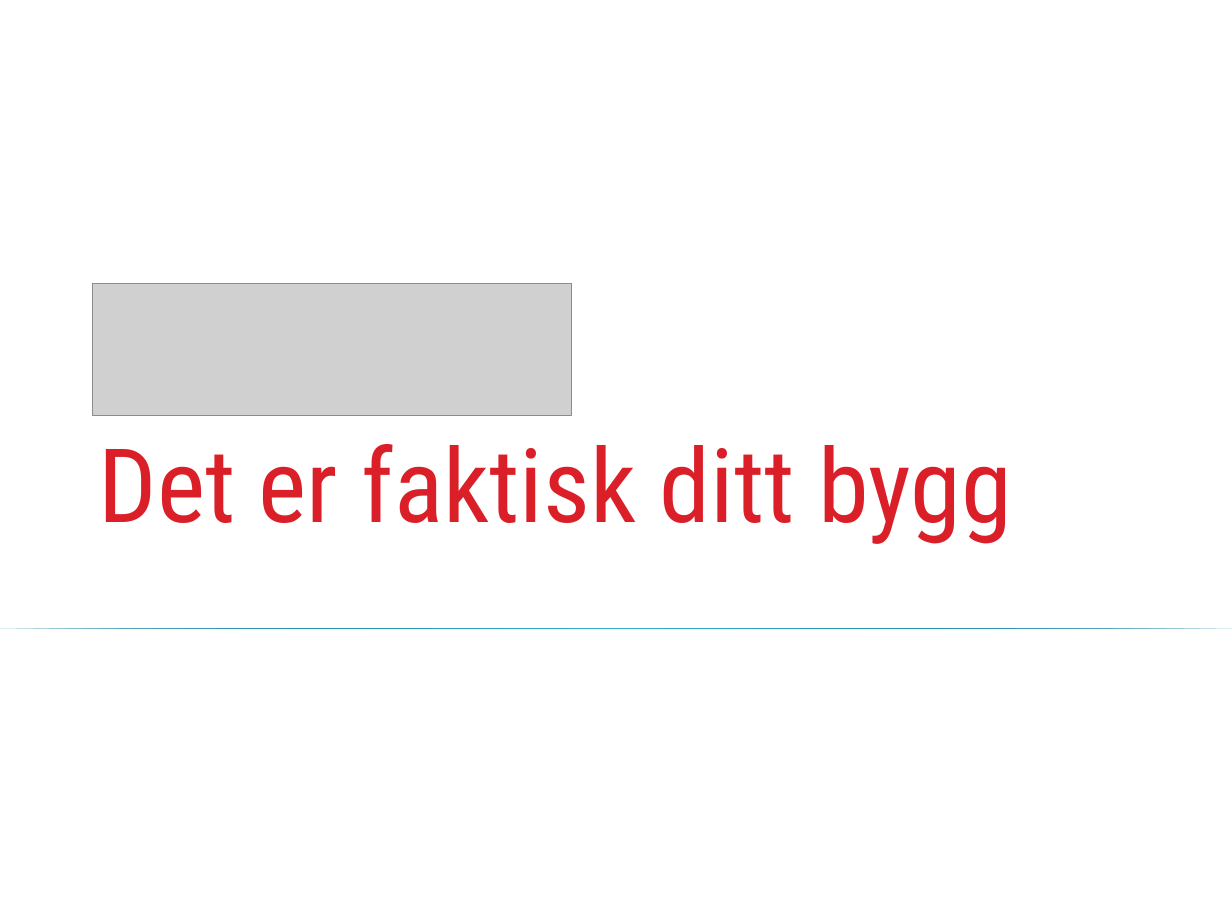
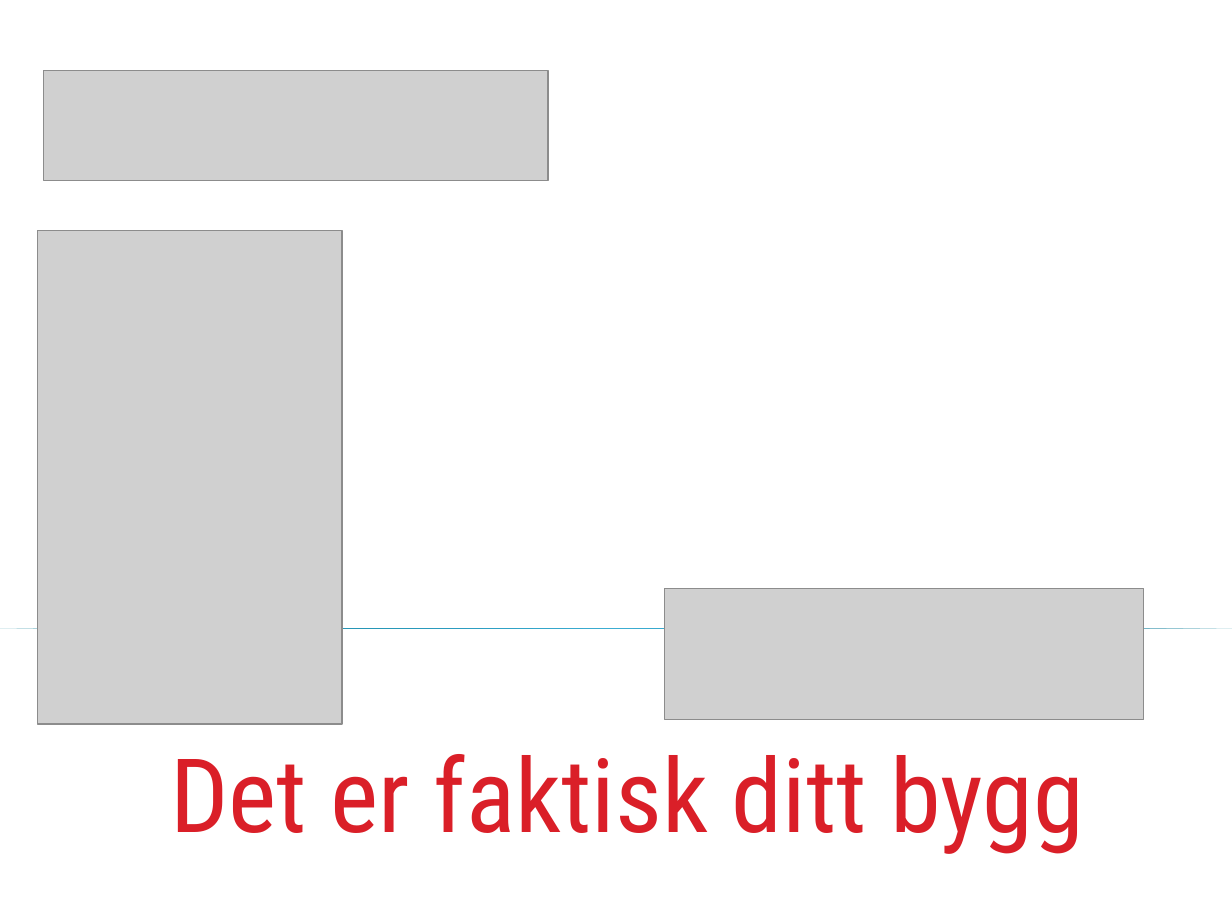
Before and after one commit to rundis/GradleJZ2012, a slide deck: slide 1 of GradleYourBuild.ppt. Drawn at 1232x924 pixels with LibreOffice and Linux fonts; fonts in the diff are those of the drawing; grey boxes stand for pictures. Boxes give left, top, right and bottom in pixels: in the first picture for what was removed or moved away, otherwise in the second. Text is boxed around its words. In the diff, an @@ line names an element or a change of style, - is before the commit and + after.

```diff
--- a/GradleYourBuild.ppt
+++ b/GradleYourBuild.ppt
@@ picture added at [43,70,547,180] @@
@@ picture added at [37,230,341,724] @@
@@ picture: place and size @@
-picture at [92,283,572,415]
+picture at [664,588,1143,719]
@@ text "Det er faktisk ditt bygg": place and size @@
-text "Det er faktisk ditt bygg" at [99,444,1011,544]
+text "Det er faktisk ditt bygg" at [170,754,1083,854]
```
Also in this commit, not shown: 16 other slides changed, 6 slides added, 8 slides removed.
